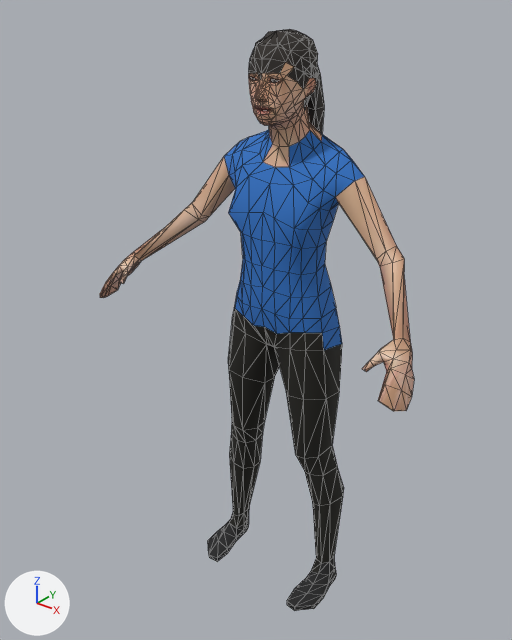
The glTF model assets/world/aerobics_4.far.glb as it was, and as the next commit left it.
Both versions are drawn from a 50 mm lens placed at (0.988, -1.391, 1.622), pointed at (-0.046, -0.099, 0.821). Every picture has the same lights, and +X, +Y and +Z are marked at lower left. The first picture is the older version. Mesh edges are drawn as thin lines. Vertices at exactly the same position are counted once.

The older version as bpy lines, for what is in view:
```python
mat_color_cortu_cargo_pants = principled_material('color_cortu_cargo_pants')
mat_color_cortu_cargo_pants.base_color = (0.0137, 0.013, 0.00913)  # black #1f1e18
mat_color_cortu_cargo_pants.roughness = 0.9
mat_color_joepal_crude_t_shirt_female = principled_material('color_joepal_crude_t-shirt_female')
mat_color_joepal_crude_t_shirt_female.base_color = (0.0284, 0.168, 0.552)  # blue #2f72c4
mat_color_joepal_crude_t_shirt_female.roughness = 0.9
mat_color_shoes04 = principled_material('color_shoes04')
mat_color_shoes04.base_color = (0.0152, 0.0152, 0.016)  # black #212122
mat_color_shoes04.roughness = 0.9
me_person_mesh = bpy.data.meshes.new('person_mesh')
me_person_mesh.from_pydata(...)  # 788 vertices, 1551 faces; spans x -0.46..0.46, y -0.29..0.09, z 0.0..1.52
# faces by material slot: [224, 304, 251, 124, 24, 12, 612]
me_person_mesh.materials.append(mat_color_cortu_cargo_pants)  # black #1f1e18
me_person_mesh.materials.append(mat_color_joepal_crude_t_shirt_female)  # blue #2f72c4
me_person_mesh.materials.append(mat_color_ponytail01)  # black #2e2925
me_person_mesh.materials.append(mat_color_shoes04)  # black #212122
me_person_mesh.materials.append(mat_eyes)  # picture img_image_0
me_person_mesh.materials.append(mat_hole)  # black #281618
me_person_mesh.materials.append(mat_skin)  # picture img_image_1
ob_person_mesh = bpy.data.objects.new('person_mesh', me_person_mesh)
ob_person_mesh.location = (0.0, 0.0, 0.0)
```
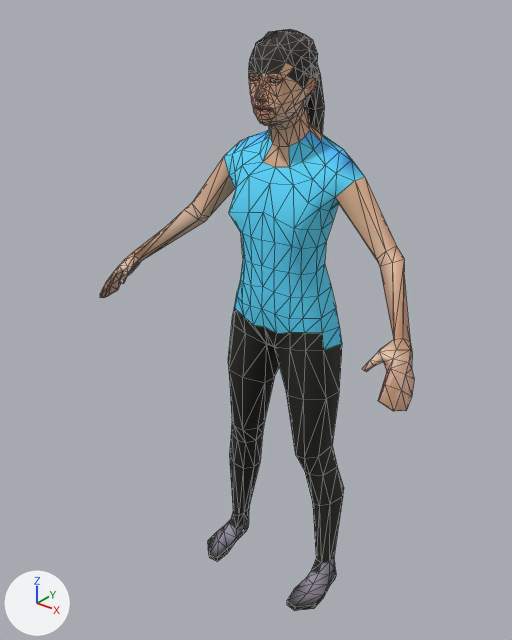
Patch to the scene script:
```diff
--- a/assets/world/aerobics_4.far.glb.py
+++ b/assets/world/aerobics_4.far.glb.py
@@ mat_color_cortu_cargo_pants @@
 n0 = _N.new('ShaderNodeBsdfPrincipled'); n0.name = 'Principled BSDF'
-n0.inputs[0].default_value = (0.0137, 0.013, 0.00913, 1.0)  # 'Base Color', black #1f1e18
 n0.inputs[2].default_value = 0.9  # 'Roughness'
 n1 = _N.new('ShaderNodeOutputMaterial'); n1.name = 'Material Output'
+n2 = _N.new('ShaderNodeVertexColor'); n2.name = 'Color Attribute'
 _L.new(n0.outputs[0], n1.inputs[0])  # 'BSDF' to 'Surface'
+_L.new(n2.outputs[0], n0.inputs[0])  # 'Color' to 'Base Color'
@@ mat_color_joepal_crude_t_shirt_female @@
 n0 = _N.new('ShaderNodeBsdfPrincipled'); n0.name = 'Principled BSDF'
-n0.inputs[0].default_value = (0.0284, 0.168, 0.552, 1.0)  # 'Base Color', blue #2f72c4
 n0.inputs[2].default_value = 0.9  # 'Roughness'
 n1 = _N.new('ShaderNodeOutputMaterial'); n1.name = 'Material Output'
+n2 = _N.new('ShaderNodeVertexColor'); n2.name = 'Color Attribute'
 _L.new(n0.outputs[0], n1.inputs[0])  # 'BSDF' to 'Surface'
+_L.new(n2.outputs[0], n0.inputs[0])  # 'Color' to 'Base Color'
@@ mat_color_shoes04 @@
 n0 = _N.new('ShaderNodeBsdfPrincipled'); n0.name = 'Principled BSDF'
-n0.inputs[0].default_value = (0.0152, 0.0152, 0.016, 1.0)  # 'Base Color', black #212122
 n0.inputs[2].default_value = 0.9  # 'Roughness'
 n1 = _N.new('ShaderNodeOutputMaterial'); n1.name = 'Material Output'
+n2 = _N.new('ShaderNodeVertexColor'); n2.name = 'Color Attribute'
 _L.new(n0.outputs[0], n1.inputs[0])  # 'BSDF' to 'Surface'
+_L.new(n2.outputs[0], n0.inputs[0])  # 'Color' to 'Base Color'
@@ me_person_mesh @@
 me_person_mesh.from_pydata(...)  # 788 vertices, 1551 faces; spans x -0.46..0.46, y -0.29..0.09, z 0.0..1.52
 # used by ob_person_mesh; location = (0.0, 0.0, 0.0)
+# me_person_mesh part 1: vertex colours changed
 me_person_mesh.materials.append(mat_color_cortu_cargo_pants)
```

Pixel boxes [x1, y1, x2, y2] of what changed, in the pictures (512 x 640 px):
'person_mesh', recoloured (lighter)
    both: [201, 122, 366, 609]
